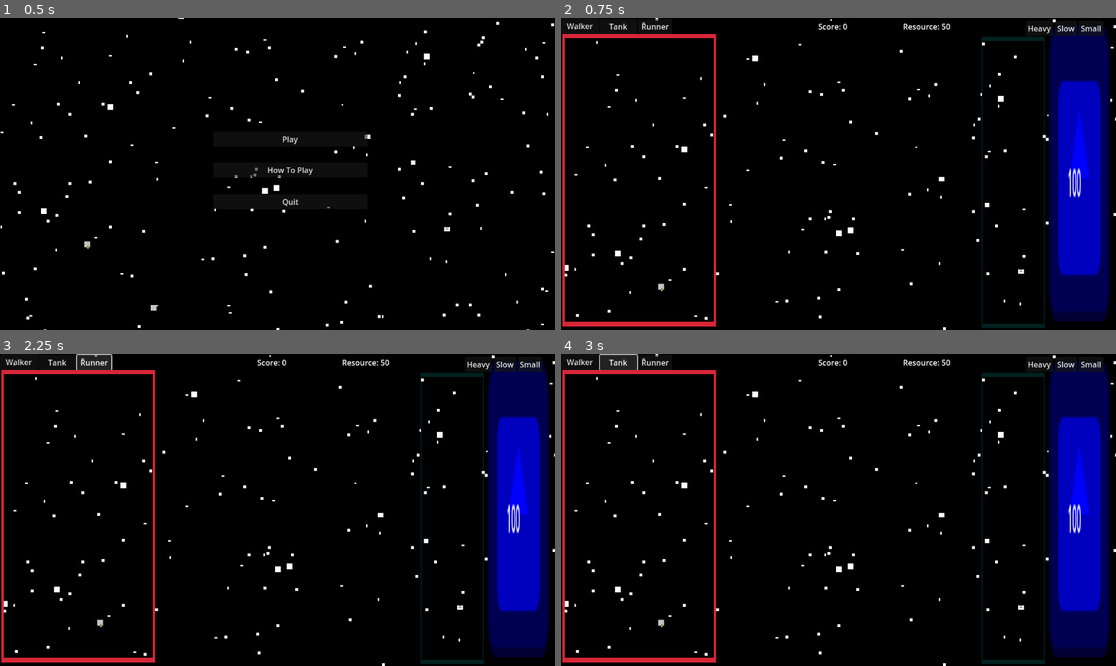
Above: before the commit, frames 1-4 (two rows, left to right).
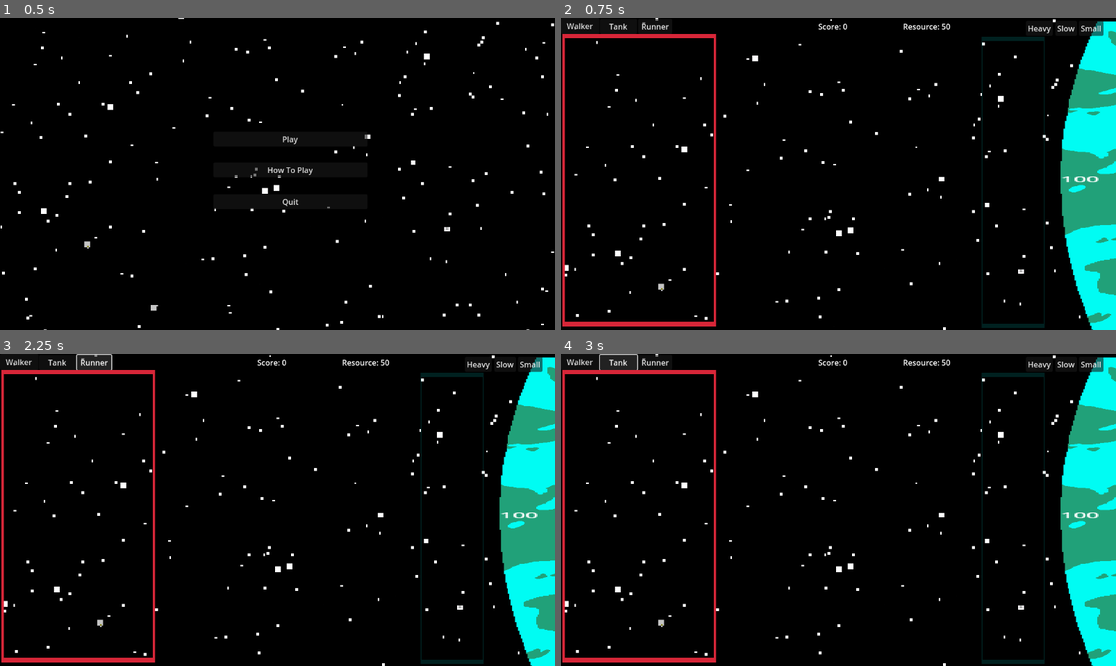
Above: after the commit, the same moments.

Repository: KeaganErasmus/JamGame1
Game: Godot game, scene res://scenes/main_menu.tscn
The game is run twice, just before and just after one commit, with the same random seed, the same clock (stepped at 60 frames per second) and the same inputs. The engine's default icon, where the game draws it, is replaced by a stand-in: a white triangle on a blue panel in a dark square.
Inputs:
- Up to frame 1 (0.5 s): no input
- Up to frame 2 (0.75 s): click "Play" at 0.5 s
- Up to frame 3 (2.25 s): click "Walker" at 1.25 s; click "Runner" at 2 s
- Up to frame 4 (3 s): click "Tank" at 2.75 s

Frame 1 is identical in both runs. In frame 2, 11% of the frame differs, in the area x 87-100%, y 1-100%; in frame 3, 11%; in frame 4, 11%.

Commit message:
cleanup and last minute additions

Diff:
--- a/scenes/castle.tscn
+++ b/scenes/castle.tscn
@@ -1,20 +1,22 @@
-[gd_scene load_steps=4 format=3 uid="uid://drlktwte18i70"]
+[gd_scene load_steps=5 format=3 uid="uid://drlktwte18i70"]
 
-[ext_resource type="Texture2D" uid="uid://duwdgy0rn3ttk" path="res://icon.svg" id="1_7gw44"]
 [ext_resource type="Script" path="res://scripts/castle.gd" id="1_mmuqf"]
+[ext_resource type="Texture2D" uid="uid://bt06f4y850doh" path="res://assets/planet.png" id="2_33ypk"]
+[ext_resource type="AudioStream" uid="uid://clndgyeg1kwyn" path="res://assets/sounds/enemy_hit.wav" id="3_4lsvo"]
 
 [sub_resource type="RectangleShape2D" id="RectangleShape2D_3c8rq"]
-size = Vector2(129, 128)
+size = Vector2(60, 652)
 
 [node name="Castle" type="Area2D"]
+texture_filter = 1
+scale = Vector2(2.92, 1)
 script = ExtResource("1_mmuqf")
 
 [node name="Sprite2D" type="Sprite2D" parent="."]
-modulate = Color(0, 0, 1, 1)
-texture = ExtResource("1_7gw44")
+texture = ExtResource("2_33ypk")
 
 [node name="CollisionShape2D" type="CollisionShape2D" parent="."]
-position = Vector2(-0.5, 1)
+position = Vector2(-2, -3)
 shape = SubResource("RectangleShape2D_3c8rq")
 
 [node name="Health" type="Label" parent="."]
@@ -23,3 +25,7 @@
 offset_right = 28.0
 offset_bottom = 15.0
 text = "100"
+
+[node name="AudioStreamPlayer" type="AudioStreamPlayer" parent="."]
+stream = ExtResource("3_4lsvo")
+volume_db = -6.0
--- /dev/null
+++ b/scenes/game_over_screen.tscn
@@ -0,0 +1,46 @@
+[gd_scene load_steps=4 format=3 uid="uid://bpvkatsnxgm2r"]
+
+[ext_resource type="Script" path="res://scripts/game_over_screen.gd" id="1_p0aqt"]
+[ext_resource type="Texture2D" uid="uid://bgum46nq5xcxc" path="res://assets/Background.png" id="1_qnyjh"]
+[ext_resource type="AudioStream" uid="uid://coi674ouw7g4s" path="res://assets/sounds/player_die.wav" id="3_waqek"]
+
+[node name="GameOverScreen" type="Node2D"]
+script = ExtResource("1_p0aqt")
+
+[node name="Sprite2D" type="Sprite2D" parent="."]
+texture_filter = 1
+position = Vector2(533, 262)
+scale = Vector2(3, 3)
+texture = ExtResource("1_qnyjh")
+
+[node name="RichTextLabel" type="RichTextLabel" parent="."]
+modulate = Color(0, 0.988235, 0.952941, 1)
+offset_left = 461.0
+offset_top = 200.0
+offset_right = 728.0
+offset_bottom = 424.0
+text = "Game Over!!!
+
+Thanks for playing this game jam game!!!!
+
+Please Leave feedback so I can improve as as game designer and developer"
+
+[node name="Button" type="Button" parent="."]
+offset_left = 516.0
+offset_top = 413.0
+offset_right = 593.0
+offset_bottom = 444.0
+text = "Go Again"
+
+[node name="AudioStreamPlayer2D" type="AudioStreamPlayer2D" parent="."]
+stream = ExtResource("3_waqek")
+
+[node name="ScoreLabel" type="Label" parent="."]
+modulate = Color(0, 0.988235, 0.952941, 1)
+offset_left = 464.0
+offset_top = 132.0
+offset_right = 516.0
+offset_bottom = 155.0
+text = "Score: "
+
+[connection signal="pressed" from="Button" to="." method="_on_button_pressed"]
--- a/scenes/turret.tscn
+++ b/scenes/turret.tscn
@@ -1,8 +1,9 @@
-[gd_scene load_steps=4 format=3 uid="uid://4hunt3gmuukc"]
+[gd_scene load_steps=5 format=3 uid="uid://4hunt3gmuukc"]
 
 [ext_resource type="Script" path="res://scripts/turret.gd" id="1_7h5d8"]
 [ext_resource type="Texture2D" uid="uid://duwdgy0rn3ttk" path="res://icon.svg" id="2_roab6"]
 [ext_resource type="SpriteFrames" uid="uid://dily6ahx8rnf4" path="res://scenes/heavy_turret_anim.tres" id="3_yqw7n"]
+[ext_resource type="AudioStream" uid="uid://ciuwd85j8c7jb" path="res://assets/sounds/gun_shoot.wav" id="4_i1xcy"]
 
 [node name="Turret" type="Node2D"]
 rotation = -3.14159
@@ -37,3 +38,7 @@
 step = 0.001
 fill_mode = 2
 show_percentage = false
+
+[node name="AudioStreamPlayer" type="AudioStreamPlayer" parent="."]
+stream = ExtResource("4_i1xcy")
+volume_db = -7.0
--- a/scripts/castle.gd
+++ b/scripts/castle.gd
@@ -8,6 +8,5 @@
 	health -= amount
 	health_label.text = str(health)
 
-func _process(_delta):
-	if health <= 0:
-		print("ve lost")
+	if !$AudioStreamPlayer.playing:
+		$AudioStreamPlayer.play()
--- /dev/null
+++ b/scripts/game_over_screen.gd
@@ -0,0 +1,10 @@
+extends Node2D
+
+var score
+
+func _ready():
+	$ScoreLabel.text = ("Score: " + str(score))
+	$AudioStreamPlayer2D.play()
+
+func _on_button_pressed():
+	get_tree().change_scene_to_file("res://scenes/main_menu.tscn")
--- a/scripts/turret.gd
+++ b/scripts/turret.gd
@@ -99,6 +99,8 @@
 		var target = find_nearest_enemy()
 		if target:
 			sprite.play("shoot")
+			if !$AudioStreamPlayer.playing:
+				$AudioStreamPlayer.play()
 			target.take_damage(damage)
 			if turret_type == "slow":
 				emit_signal("enemy_stuned", target)
--- a/world.gd
+++ b/world.gd
@@ -59,6 +59,9 @@
 	if timer > 2 and resource < 50:
 		resource += 1
 		timer = 0
+
+	if castle.health <= 0:
+		game_lost()
 
 func spawn_enemy():
 	var en = preload("res://scenes/enemy.tscn").instantiate()
@@ -129,3 +132,9 @@
 	if area.is_in_group("enemiesGroup"):
 		castle.take_damage(area.damage)
 		area.health = 0
+
+func game_lost():
+	var game_over_screen = preload("res://scenes/game_over_screen.tscn").instantiate()
+	game_over_screen.score = score
+	get_tree().root.add_child(game_over_screen)
+	queue_free()
--- a/world.tscn
+++ b/world.tscn
@@ -40,8 +40,7 @@
 text = "Resource:"
 
 [node name="Castle" parent="." instance=ExtResource("3_hc4b7")]
-position = Vector2(1076, 323)
-scale = Vector2(1, 4.79)
+position = Vector2(1107, 331)
 
 [node name="EnemySide" type="Control" parent="."]
 layout_mode = 3
Binary file added: assets/aseprite/planet.aseprite
Binary file added: assets/planet.png
Not shown, added: assets/planet.png.import
Not shown, added: assets/sounds/button_click.wav.import
Not shown, added: assets/sounds/enemy_hit.wav.import
Not shown, added: assets/sounds/gun_shoot.wav.import
Not shown, added: assets/sounds/menu_music.wav.import
Not shown, added: assets/sounds/player_die.wav.import
Not shown, added: assets/sounds/button_click.wav
Not shown, added: assets/sounds/enemy_hit.wav
Not shown, added: assets/sounds/gun_shoot.wav
Not shown, added: assets/sounds/menu_music.wav
(and 1 more such lines)
